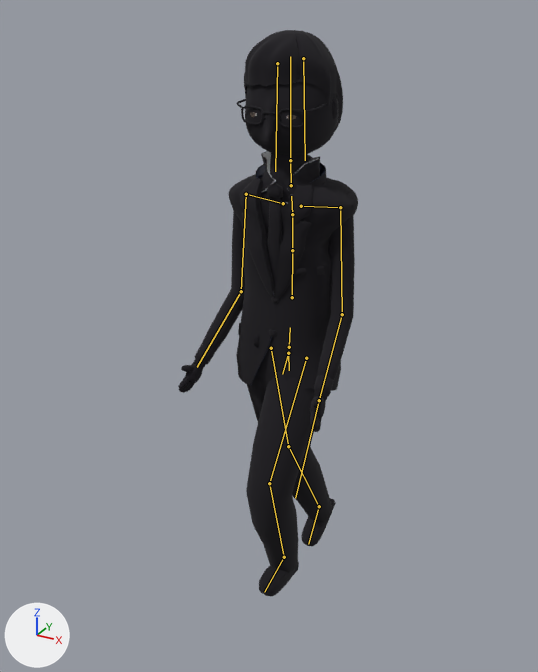
A saved change to the FBX model unity/KatsushikaCampusDays/Assets/Models/Characters/prof/prof.fbx.
One viewpoint serves both versions: a camera (50 mm lens) standing at (0.909, -1.796, 1.793) and looking at (-0.083, 0.009, 0.891). Every picture has the same lights, and +X, +Y and +Z are marked at lower left. The older version comes first. Both versions are drawn at frame 7 of the action 'Armature|Run'; the numbers are the values there. The bones that change, and the others that lie on the model, are drawn over the model as lines.

In view in the first picture: 'prof', 'prof_outline'.
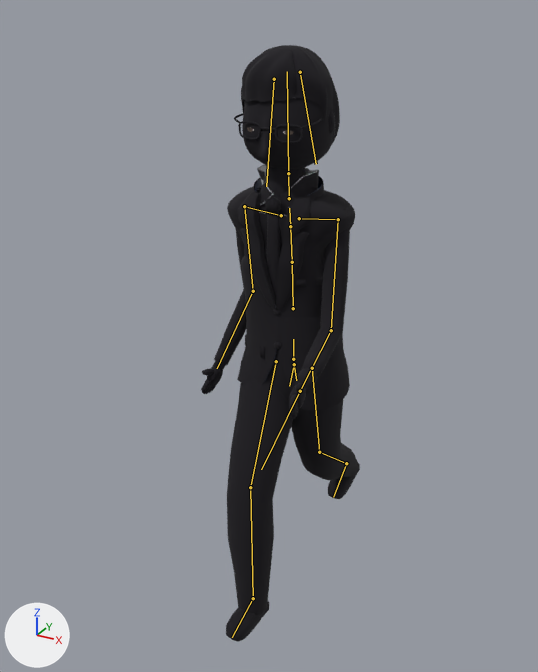
Location of each change, [x1, y1, x2, y2] in pixels of the pictures (538 x 672 px):
'prof_outline', posed (12% narrower)
    before: [178, 30, 358, 597]
    after: [201, 45, 360, 642]
'prof', posed
    before: [246, 82, 338, 384]
    after: [243, 99, 335, 382]
bone 'Hips', root to tip
    before: (289, 347) to (290, 327)
    after: (293, 359) to (293, 339)
bone 'Spine', root to tip
    before: (292, 297) to (292, 250)
    after: (293, 308) to (292, 262)
bone 'Chest', root to tip
    before: (292, 250) to (292, 214)
    after: (292, 262) to (290, 226)
bone 'UpperChest', root to tip
    before: (292, 214) to (291, 196)
    after: (290, 226) to (289, 208)
bone 'LeftUpperArm', root to tip
    before: (340, 207) to (342, 314)
    after: (338, 219) to (331, 330)
bone 'LeftLowerArm', root to tip
    before: (342, 314) to (319, 400)
    after: (331, 330) to (300, 391)
bone 'RightUpperArm', root to tip
    before: (246, 194) to (241, 291)
    after: (244, 206) to (253, 291)
bone 'RightLowerArm', root to tip
    before: (241, 291) to (197, 367)
    after: (253, 291) to (217, 368)
bone 'LeftUpperLeg', root to tip
    before: (306, 358) to (269, 483)
    after: (312, 368) to (319, 452)
bone 'LeftLowerLeg', root to tip
    before: (269, 483) to (284, 557)
    after: (319, 452) to (346, 463)
bone 'LeftFoot', root to tip
    before: (284, 557) to (264, 592)
    after: (346, 463) to (333, 497)
bone 'RightUpperLeg', root to tip
    before: (271, 348) to (288, 446)
    after: (276, 361) to (250, 487)
bone 'RightLowerLeg', root to tip
    before: (288, 446) to (319, 506)
    after: (250, 487) to (253, 598)

What the commit changed:
Bone 'Hips' (bone_hips) moves from (-0.01, -0.012, 0.0) to (0.006, -0.046, 0.0).
Bone 'Hips' (bone_hips) turns from (0, 1, -3) to (0, 4, 2) degrees about its own x, y and z.
Bone 'Spine' (bone_spine) turns from (3, 0, 1) to (3, -2, -1) degrees about its own x, y and z.
Bone 'Chest' (bone_chest) turns from (2, 0, 1) to (2, -1, 0) degrees about its own x, y and z.
Bone 'UpperChest' (bone_upperchest) turns from (2, 0, 1) to (2, -1, 0) degrees about its own x, y and z.
Bone 'LeftUpperArm' (bone_leftupperarm) turns from (-26, 2, 22) to (-35, -3, 16) degrees about its own x, y and z.
Bone 'LeftLowerArm' (bone_leftlowerarm) turns from (-35, -9, -33) to (-46, -20, -33) degrees about its own x, y and z.
Bone 'RightUpperArm' (bone_rightupperarm) turns from (-23, -3, -24) to (-11, -6, -32) degrees about its own x, y and z.
Bone 'RightLowerArm' (bone_rightlowerarm) turns from (-33, 8, 32) to (-38, 12, 33) degrees about its own x, y and z.
Bone 'LeftUpperLeg' (bone_leftupperleg) turns from (-32, 0, 0) to (18, -1, 3) degrees about its own x, y and z.
Bone 'LeftLowerLeg' (bone_leftlowerleg) turns from (52, 0, 0) to (35, 0, 0) degrees about its own x, y and z.
Bone 'LeftFoot' (bone_leftfoot) turns from (-28, 2, -1) to (-43, 5, 0) degrees about its own x, y and z.
Bone 'RightUpperLeg' (bone_rightupperleg) turns from (10, 1, -7) to (-32, 0, 0) degrees about its own x, y and z.
Bone 'RightLowerLeg' (bone_rightlowerleg) turns from (18, 0, 0) to (30, 0, 0) degrees about its own x, y and z.
